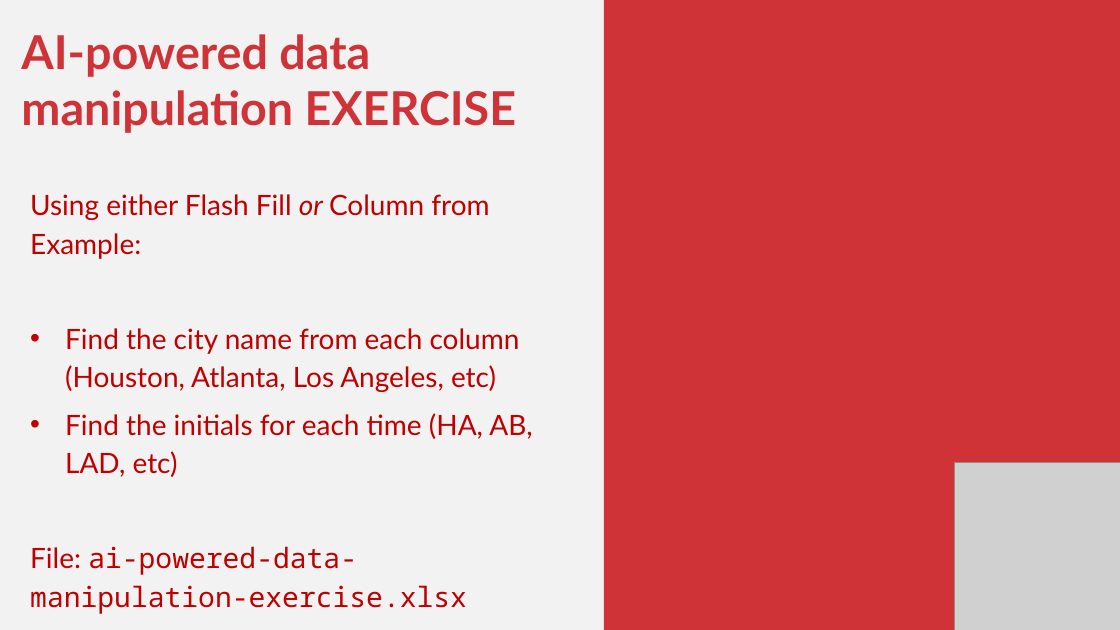
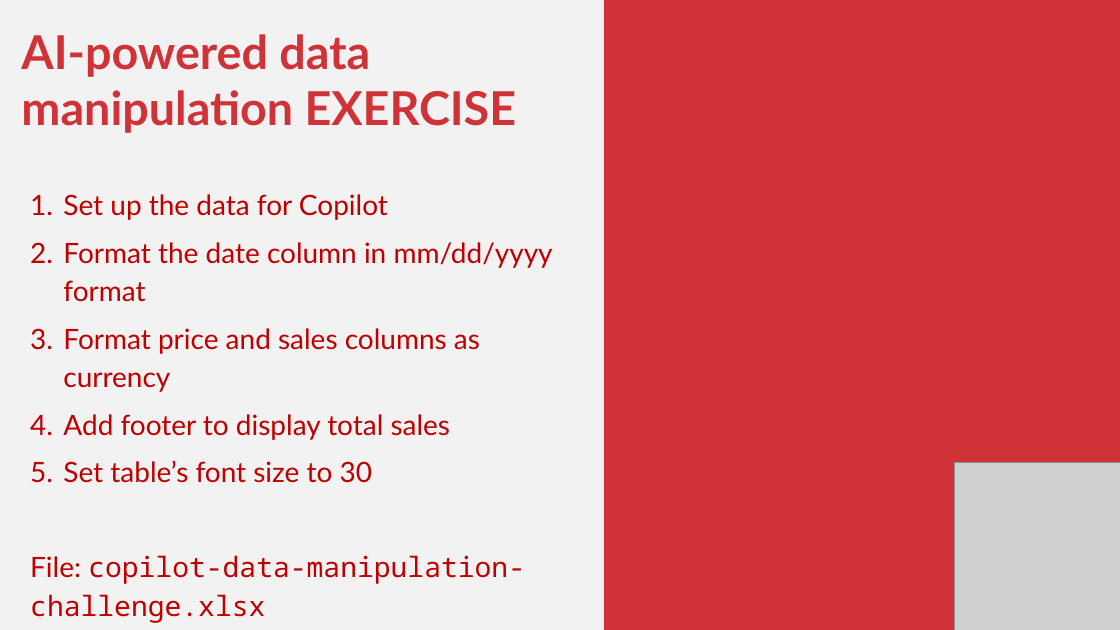
Before and after one commit to stringfestdata/xlgs-mc-2025, a slide deck: slide 8 of xlgs-analytics-2_0-slides.pptx. Drawn at 1120x630 pixels with LibreOffice and Linux fonts; fonts in the diff are those of the drawing; grey boxes stand for pictures. Boxes give left, top, right and bottom in pixels: in the first picture for what was removed or moved away, otherwise in the second. Text is boxed around its words. In the diff, an @@ line names an element or a change of style, - is before the commit and + after.

```diff
--- a/xlgs-analytics-2_0-slides.pptx
+++ b/xlgs-analytics-2_0-slides.pptx
@@ text at <box>30,194,553,623</box>: text changed @@
-Using either Flash Fill or Column from Example:
-• Find the city name from each column (Houston, Atlanta, Los Angeles, etc)
-• Find the initials for each time (HA, AB, LAD, etc)
-File: ai-powered-data-manipulation-exercise.xlsx
+1. Set up the data for Copilot
+2. Format the date column in mm/dd/yyyy format
+3. Format price and sales columns as currency
+4. Add footer to display total sales
+5. Set table’s font size to 30
+File: copilot-data-manipulation-challenge.xlsx
```
Also in this commit, not shown: 4 other slides changed, 23 other files.
